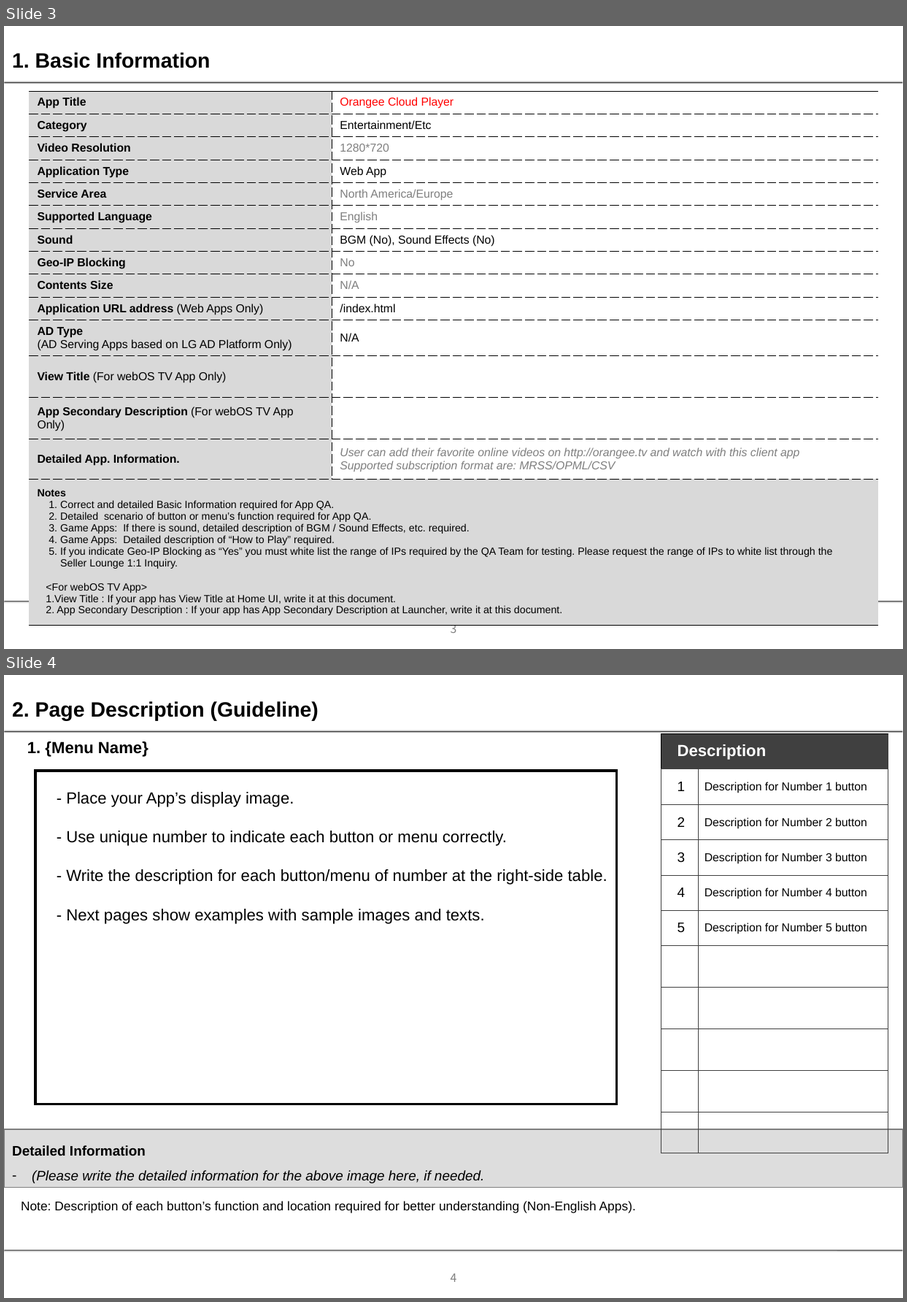
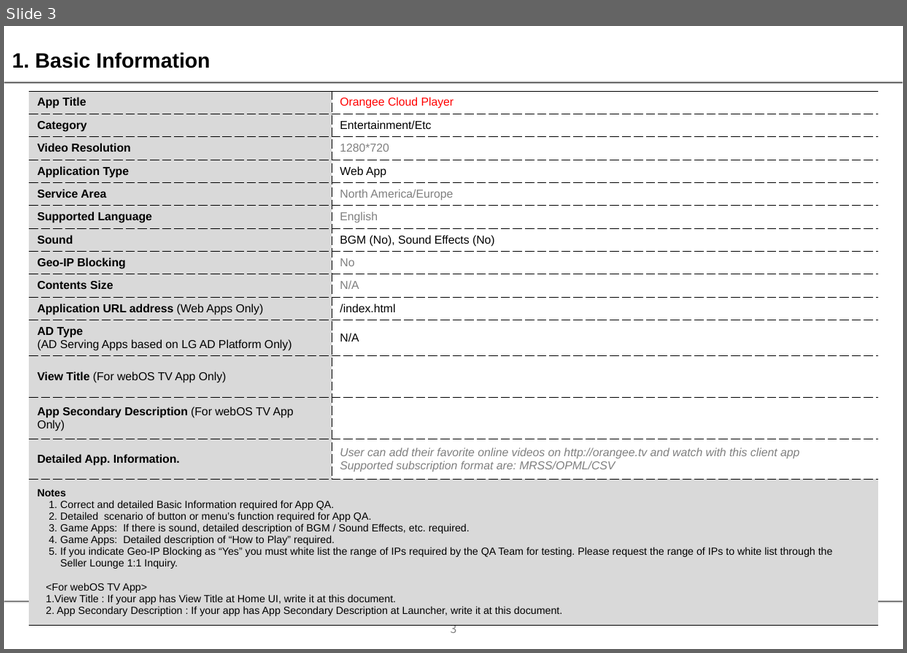
Before and after one commit to mervick/orangeeplayer, a slide deck: docs/documents for lg qa 3.0/app_description_3 0.ppt. Shown one above the other, each under a label of ours: slides 3 and 4 before the commit, slide 3 after it. The pictures are 907x1302 and 907x653 pixels, drawn with LibreOffice and Linux fonts; fonts in the diff are those of the drawing; background and template pictures are left out. Boxes give left, top, right and bottom in pixels: in the first picture for what was removed or moved away, otherwise in the second. Text is boxed around its words. In the diff, an @@ line names an element or a change of style, - is before the commit and + after.

```diff
--- a/docs/documents for lg qa 3.0/app_description_3 0.ppt
+++ b/docs/documents for lg qa 3.0/app_description_3 0.ppt
@@ slide 4 removed at [4, 675, 903, 1298], background #FFFFFF; not listed: 5 template elements that a slide beside it also shows @@
@@ text removed at [12, 701, 319, 721] @@
-2. Page Description (Guideline)
@@ table removed at [661, 733, 889, 1119], 11 rows, 2 columns @@
-Description | 
-1 | Description for Number 1 button
-2 | Description for Number 2 button
-3 | Description for Number 3 button
-4 | Description for Number 4 button
-5 | Description for Number 5 button
- | 
- | 
- | 
- | 
- | 
@@ text removed at [27, 741, 149, 757] @@
-1. {Menu Name}
@@ rectangle removed at [35, 771, 617, 1104] @@
@@ text removed at [66, 792, 608, 924] @@
-- Place your App’s display image.
-- Use unique number to indicate each button or menu correctly.
-- Write the description for each button/menu of number at the right-side table.
-- Next pages show examples with sample images and texts.
@@ rectangle removed at [4, 1129, 903, 1187] @@
-Detailed Information
-– (Please write the detailed information for the above image here, if needed.
@@ text removed at [21, 1201, 636, 1213] @@
-Note: Description of each button’s function and location required for better understanding (Non-English Apps).
```
Also in this commit, not shown: 6 slides changed.
